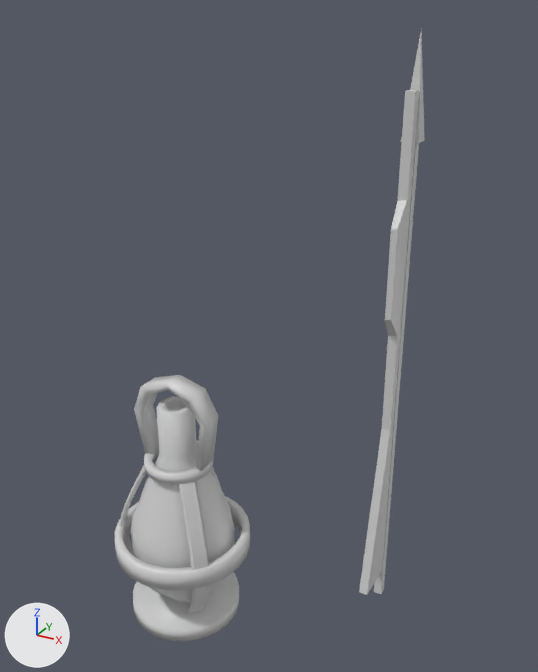
A saved change to the COLLADA model Objects3d/lantern.dae.
One viewpoint serves both versions: a 50 mm camera at (107.0, -142.5, 165.7) aimed at (24.8, 7.0, 91.0). Lighting does not change. The marker at lower left points along +X, +Y and +Z. Where no turn or scale is listed for an object, it has been applied to the vertices.

The first picture shows 'Cube', 'Gun', 'Spear'.
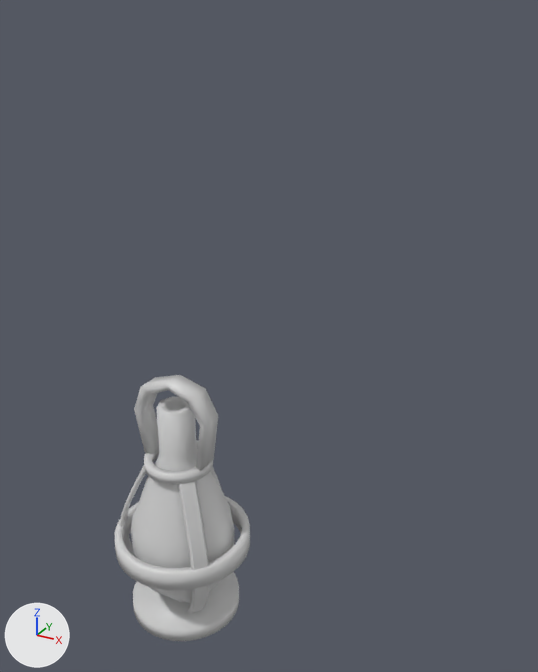
Commit message: remove gun and spear from lantern

Scene script edits in JSON lines:
```json
{"op": "remove", "block": "ob_gun", "code": ["ob_gun = bpy.data.objects.new('Gun', me_cube_025)", "ob_gun.location = (59.6, 2.1, 85.3)"]}
{"op": "remove", "block": "ob_spear", "code": ["ob_spear = bpy.data.objects.new('Spear', me_cube_024)", "ob_spear.location = (59.6, 2.1, 85.3)"]}
```

Boxes [x1, y1, x2, y2] around the edits, measured in the pictures (538 x 672 px):
```json
{"object": "Gun", "change": "deleted", "before": [359, 90, 419, 595]}
{"object": "Spear", "change": "deleted", "before": [374, 33, 425, 594]}
```
